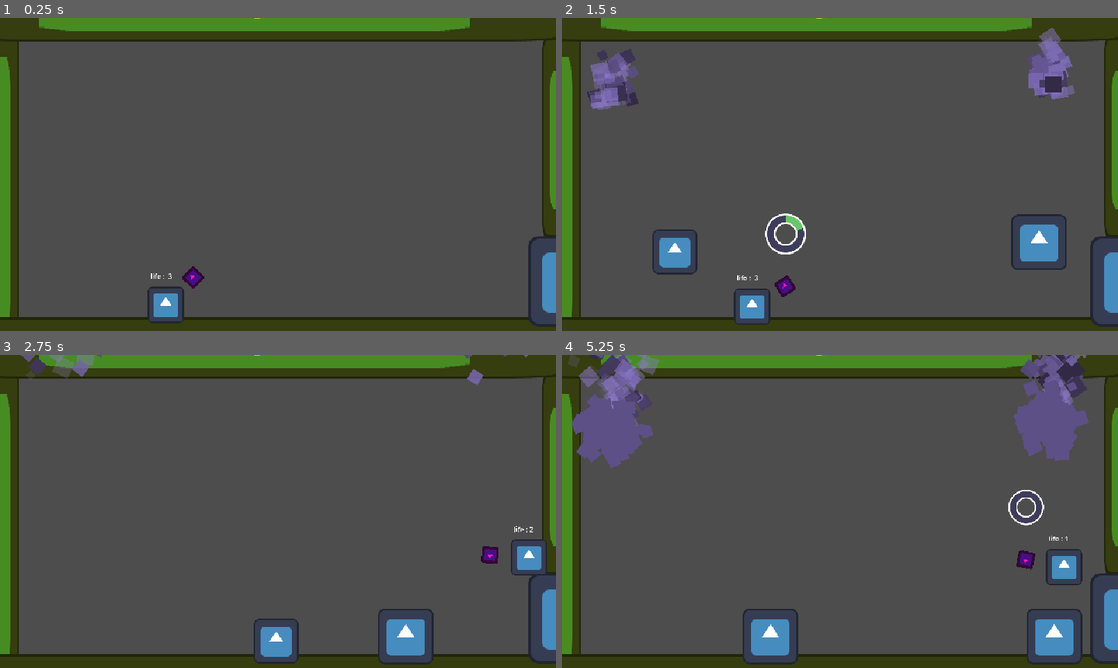
Above: before the commit, frames 1-4 (two rows, left to right).
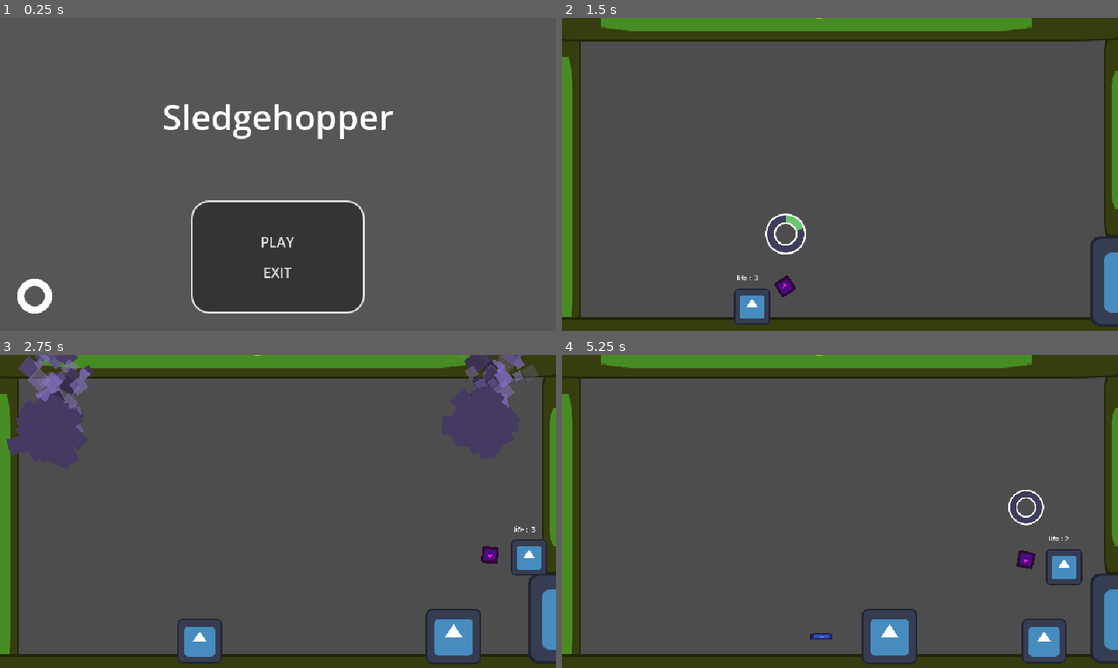
Above: after the commit, the same moments.

Repository: Juawo/hammer-game
Game: Godot game, scene res://scenes/Ui/main_menu.tscn
Same seed, same stepped clock (60 frames per second), same inputs: the game is played once before the commit and once after it. Before the commit the project starts from res://scenes/levels/level_base.tscn. The engine's default icon, where the game draws it, is replaced by a stand-in: a white triangle on a blue panel in a dark square.
Inputs (mouse positions are in pixels of both pictures, inside the frame that each line leads up to):
- Up to frame 1 (0.25 s): no input
- Up to frame 2 (1.5 s): click (840, 243) at 0.5 s, where only the run after the commit has a clickable "PLAY"; move the mouse to (962, 158) at 1.27 s; press the mouse at (962, 158) at 1.28 s; hold D (right) from 1.28 s (still down)
- Up to frame 3 (2.75 s): keep holding D (right); tap W (jump) at 1.52, 2.27 s; move the mouse to (166, 527) at 2.02 s; release the mouse at (166, 527) at 2.03 s; click (166, 527) at 2.1 s
- Up to frame 4 (5.25 s): move the mouse to (895, 442) at 2.77 s; release D (right) at 2.78 s; press the mouse at (895, 442) at 2.78 s; hold A (left) 2.78-3.53 s; move the mouse to (812, 574) at 3.52 s; release the mouse at (812, 574) at 3.53 s; hold D (right) 3.53-5.03 s; click (812, 574) at 3.6 s; tap W (jump) at 3.77, 4.52 s; move the mouse to (1006, 558) at 4.27 s; press the mouse at (1006, 558) at 4.28 s; move the mouse to (673, 464) at 5.02 s; release the mouse at (673, 464) at 5.03 s; hold A (left) from 5.03 s (still down); click (673, 464) at 5.1 s

The runs differ from the first frame. In frame 1, 31% of the frame differs, in the area x 0-100%, y 0-100%; in frame 2, 4.1%; in frame 3, 6.6%; in frame 4, 10%.

Commit message:
Add main menu scene and UI elements with functionality

Diff:
--- a/project.godot
+++ b/project.godot
@@ -11,13 +11,14 @@
 [application]
 
 config/name="Hammer Game"
-run/main_scene="uid://pti5yq2b0qw8"
+run/main_scene="uid://bfbxyyynmvlsq"
 config/features=PackedStringArray("4.7", "GL Compatibility")
 config/icon="res://icon.svg"
 
 [autoload]
 
 GameManager="*uid://ctmjdp5nxfect"
+PauseMenu="*uid://2jawntsy4yes"
 
 [display]
 
--- /dev/null
+++ b/scenes/Ui/main_menu.tscn
@@ -0,0 +1,100 @@
+[gd_scene format=3 uid="uid://bfbxyyynmvlsq"]
+
+[ext_resource type="Texture2D" uid="uid://nhnoa8xmqvk" path="res://assets/ui/progress.png" id="1_tqshd"]
+[ext_resource type="Script" uid="uid://3f7n1vkosrqy" path="res://scripts/Ui/main_menu.gd" id="1_vbbsv"]
+
+[sub_resource type="StyleBoxFlat" id="StyleBoxFlat_vbbsv"]
+bg_color = Color(0.20405525, 0.20405528, 0.20405513, 1)
+border_width_left = 2
+border_width_top = 2
+border_width_right = 2
+border_width_bottom = 2
+border_color = Color(0.8804189, 0.88041896, 0.8804188, 1)
+corner_radius_top_left = 20
+corner_radius_top_right = 20
+corner_radius_bottom_right = 20
+corner_radius_bottom_left = 20
+
+[node name="MainMenu" type="Control" unique_id=1210233723]
+layout_mode = 3
+anchors_preset = 15
+anchor_right = 1.0
+anchor_bottom = 1.0
+grow_horizontal = 2
+grow_vertical = 2
+script = ExtResource("1_vbbsv")
+
+[node name="ColorRect" type="ColorRect" parent="." unique_id=538348795]
+layout_mode = 1
+anchors_preset = 15
+anchor_right = 1.0
+anchor_bottom = 1.0
+grow_horizontal = 2
+grow_vertical = 2
+color = Color(0.41052303, 0.41052312, 0.41052294, 0.3529412)
+
+[node name="MarginContainer" type="MarginContainer" parent="." unique_id=667745579]
+layout_mode = 1
+anchors_preset = 15
+anchor_right = 1.0
+anchor_bottom = 1.0
+grow_horizontal = 2
+grow_vertical = 2
+theme_override_constants/margin_left = 20
+theme_override_constants/margin_top = 40
+theme_override_constants/margin_right = 20
+theme_override_constants/margin_bottom = 20
+metadata/_edit_use_anchors_ = true
+
+[node name="HBoxContainer" type="HBoxContainer" parent="MarginContainer" unique_id=650974723]
+layout_mode = 2
+
+[node name="VBoxContainer" type="VBoxContainer" parent="MarginContainer/HBoxContainer" unique_id=1683569720]
+custom_minimum_size = Vector2(200, 0)
+layout_mode = 2
+size_flags_horizontal = 6
+
+[node name="Label" type="Label" parent="MarginContainer/HBoxContainer/VBoxContainer" unique_id=2102674152]
+layout_mode = 2
+size_flags_vertical = 6
+theme_override_font_sizes/font_size = 40
+text = "Sledgehopper"
+horizontal_alignment = 1
+
+[node name="PanelContainer" type="PanelContainer" parent="MarginContainer/HBoxContainer/VBoxContainer" unique_id=217535176]
+custom_minimum_size = Vector2(200, 0)
+custom_maximum_size = Vector2(200, -1)
+layout_mode = 2
+size_flags_horizontal = 4
+size_flags_vertical = 10
+theme_override_styles/panel = SubResource("StyleBoxFlat_vbbsv")
+
+[node name="MarginContainer" type="MarginContainer" parent="MarginContainer/HBoxContainer/VBoxContainer/PanelContainer" unique_id=1301932536]
+layout_mode = 2
+theme_override_constants/margin_left = 30
+theme_override_constants/margin_top = 30
+theme_override_constants/margin_right = 30
+theme_override_constants/margin_bottom = 30
+
+[node name="VBoxContainer" type="VBoxContainer" parent="MarginContainer/HBoxContainer/VBoxContainer/PanelContainer/MarginContainer" unique_id=1953908365]
+layout_mode = 2
+
+[node name="play_btn" type="Button" parent="MarginContainer/HBoxContainer/VBoxContainer/PanelContainer/MarginContainer/VBoxContainer" unique_id=300569808]
+layout_mode = 2
+text = "PLAY"
+flat = true
+
+[node name="exit_btn" type="Button" parent="MarginContainer/HBoxContainer/VBoxContainer/PanelContainer/MarginContainer/VBoxContainer" unique_id=204747304]
+layout_mode = 2
+text = "EXIT"
+flat = true
+
+[node name="logo" type="TextureRect" parent="MarginContainer" unique_id=745135273]
+custom_maximum_size = Vector2(40, 40)
+layout_mode = 2
+size_flags_horizontal = 0
+size_flags_vertical = 8
+texture = ExtResource("1_tqshd")
+
+[connection signal="pressed" from="MarginContainer/HBoxContainer/VBoxContainer/PanelContainer/MarginContainer/VBoxContainer/play_btn" to="." method="_on_play_btn_pressed"]
+[connection signal="pressed" from="MarginContainer/HBoxContainer/VBoxContainer/PanelContainer/MarginContainer/VBoxContainer/exit_btn" to="." method="_on_exit_btn_pressed"]
--- /dev/null
+++ b/scripts/Ui/main_menu.gd
@@ -0,0 +1,11 @@
+extends Control
+
+var first_level :=  load("res://scenes/levels/level_base.tscn")
+
+
+func _on_play_btn_pressed() -> void:
+	# add transition here
+	get_tree().change_scene_to_packed(first_level)
+
+func _on_exit_btn_pressed() -> void:
+	get_tree().quit()
Binary file added: assets/ui/funaxys_icon-logo.png
Not shown, added: assets/ui/funaxys_icon-logo.png.import
Not shown, added: scripts/Ui/main_menu.gd.uid
